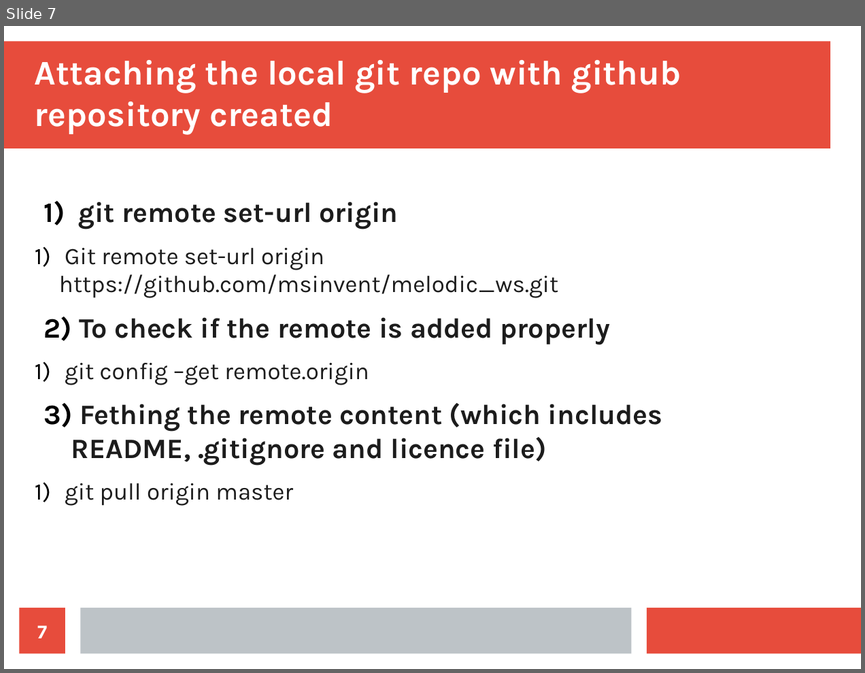
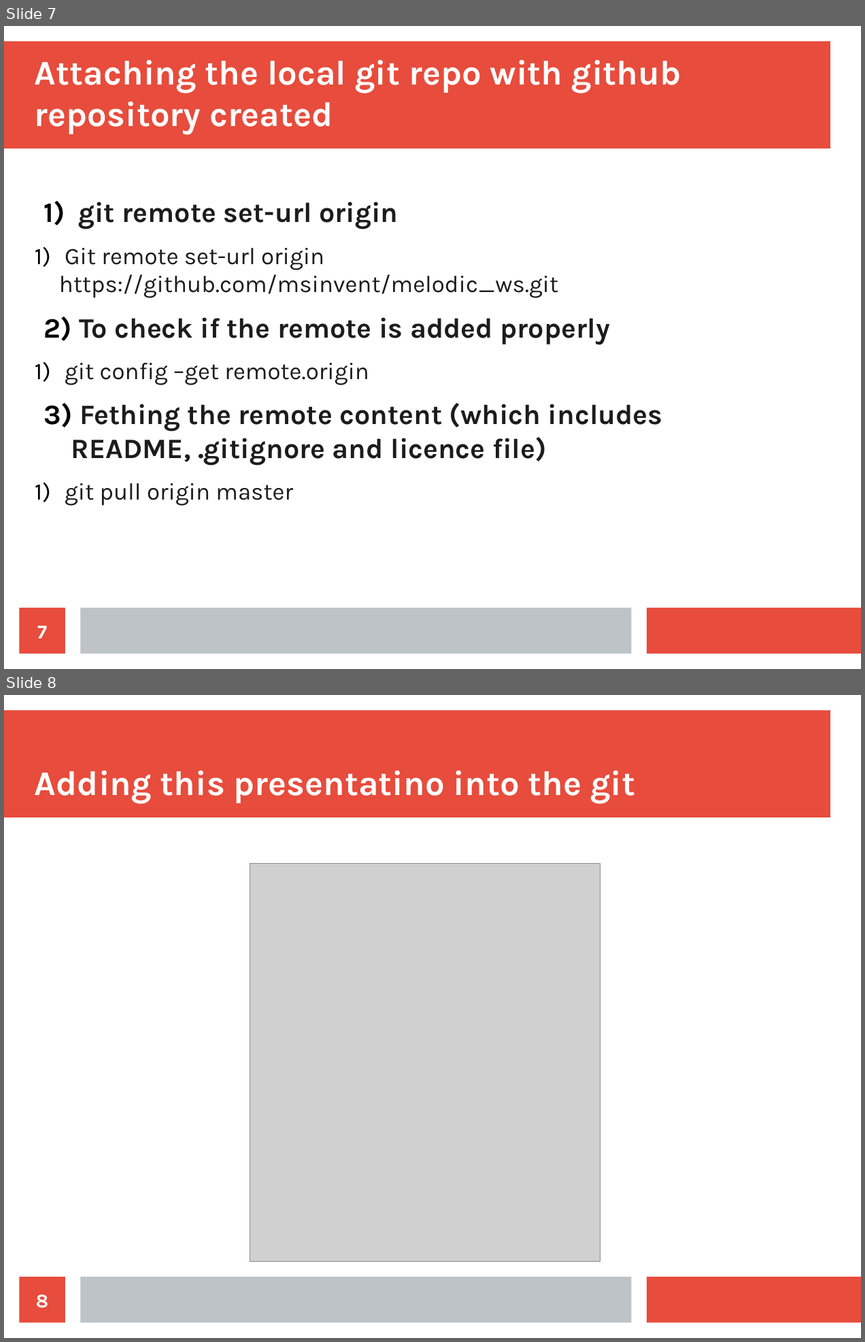
Before and after one commit to msinvent/melodic_ws, a slide deck: documents/git_setup.odp. Shown one above the other, each under a label of ours: slide 7 before the commit, slides 7 and 8 after it. The pictures are 865x673 and 865x1342 pixels, drawn with LibreOffice and Linux fonts; fonts in the diff are those of the drawing; grey boxes stand for pictures. Boxes give left, top, right and bottom in pixels: in the first picture for what was removed or moved away, otherwise in the second. Text is boxed around its words. In the diff, an @@ line names an element or a change of style, - is before the commit and + after.

Commit message:
adding content in git_setup ppt

```diff
--- a/documents/git_setup.odp
+++ b/documents/git_setup.odp
@@ slide 8 added at (4,695,861,1338), background #FFFFFF; not listed: 3 template elements that a slide beside it also shows @@
@@ title added at (35,770,635,803), 32 pt, text #FFFFFF, bold @@
+Adding this presentatino into the git
@@ picture added at (249,864,600,1262) @@
@@ page number added at (20,1276,65,1323), fill #E74C3C, 18 pt, text #FFFFFF, bold @@
+8
```
